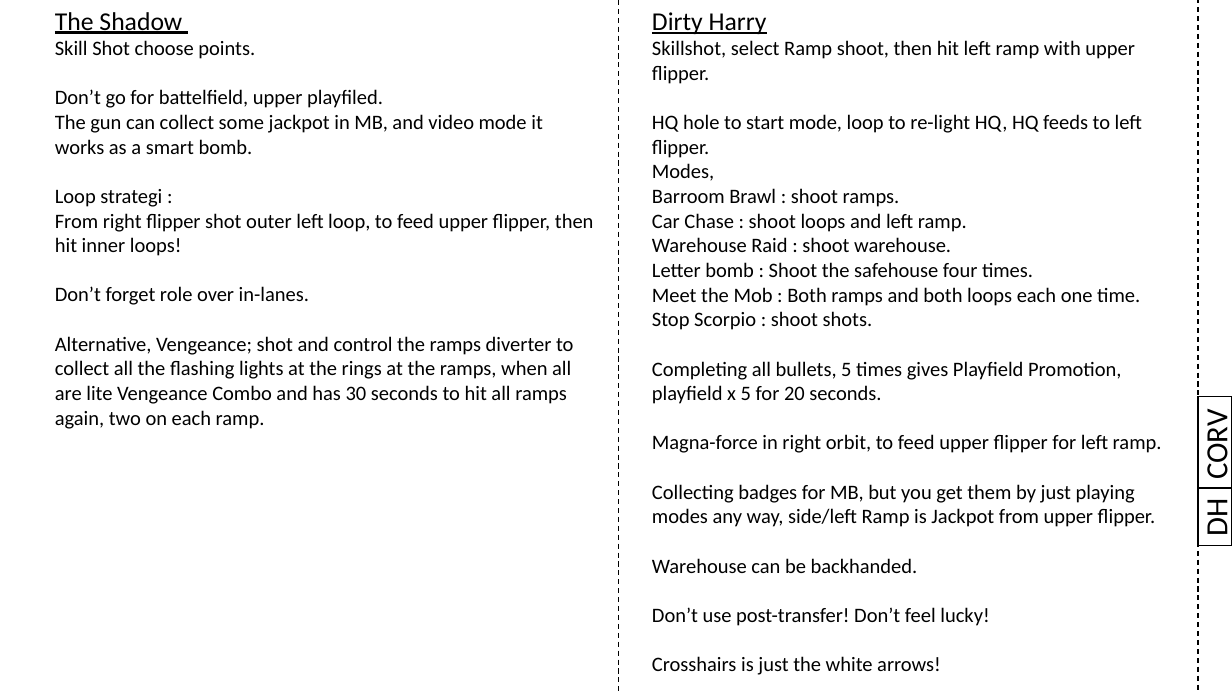
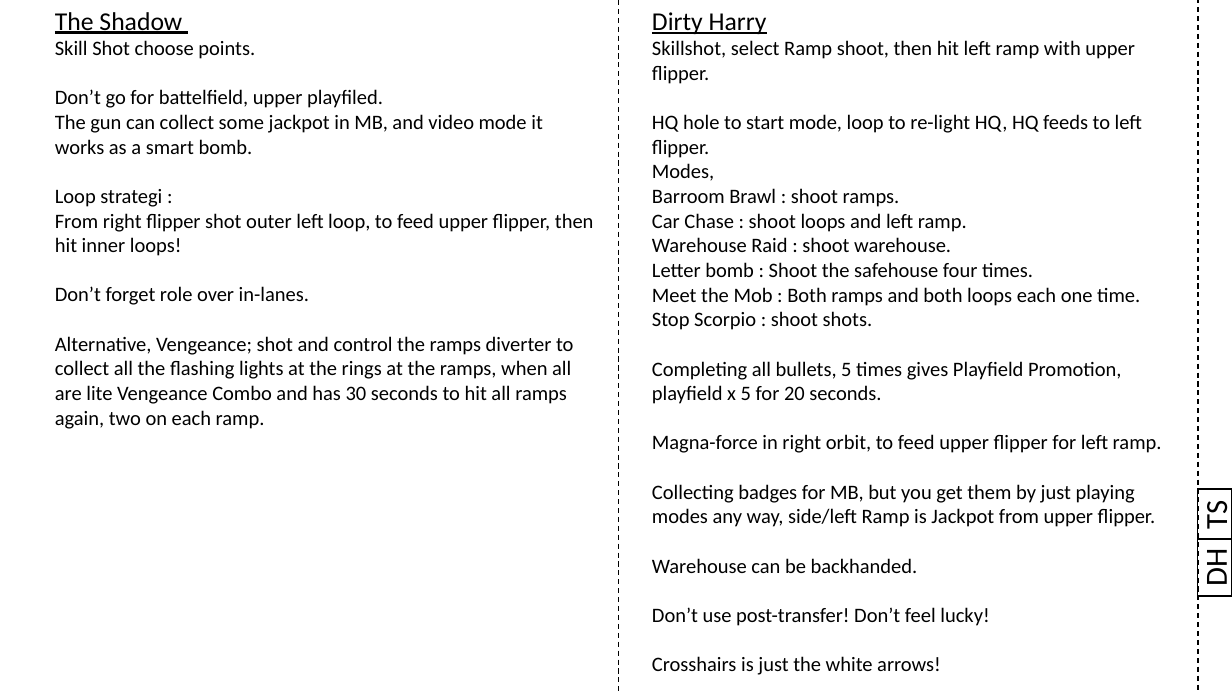
Before and after one commit to karstenbolge/PB, a slide deck: slide 9 of PB.pptx. Drawn at 1232x693 pixels with LibreOffice and Linux fonts; fonts in the diff are those of the drawing. Boxes give left, top, right and bottom in pixels: in the first picture for what was removed or moved away, otherwise in the second. Text is boxed around its words. In the diff, an @@ line names an element or a change of style, - is before the commit and + after.

```diff
--- a/PB.pptx
+++ b/PB.pptx
@@ rectangle removed at bbox=[1198, 397, 1232, 489] @@
-CORV
@@ rectangle added at bbox=[1198, 488, 1232, 538], outline #000000 1 pt, 24 pt, text #000000 @@
+TS
@@ rectangle "DH": place and size @@
-rectangle "DH" at bbox=[1198, 488, 1232, 546]
+rectangle "DH" at bbox=[1197, 539, 1232, 596]
```
Also in this commit, not shown: 20 other slides changed, 1 slide added.
